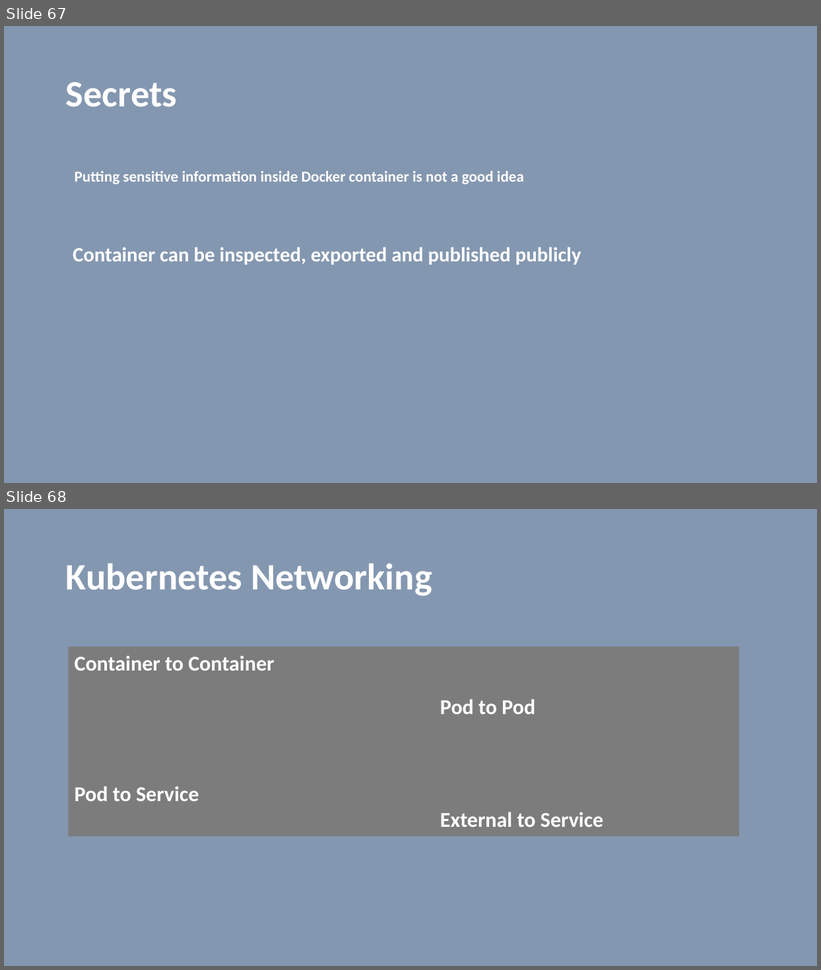
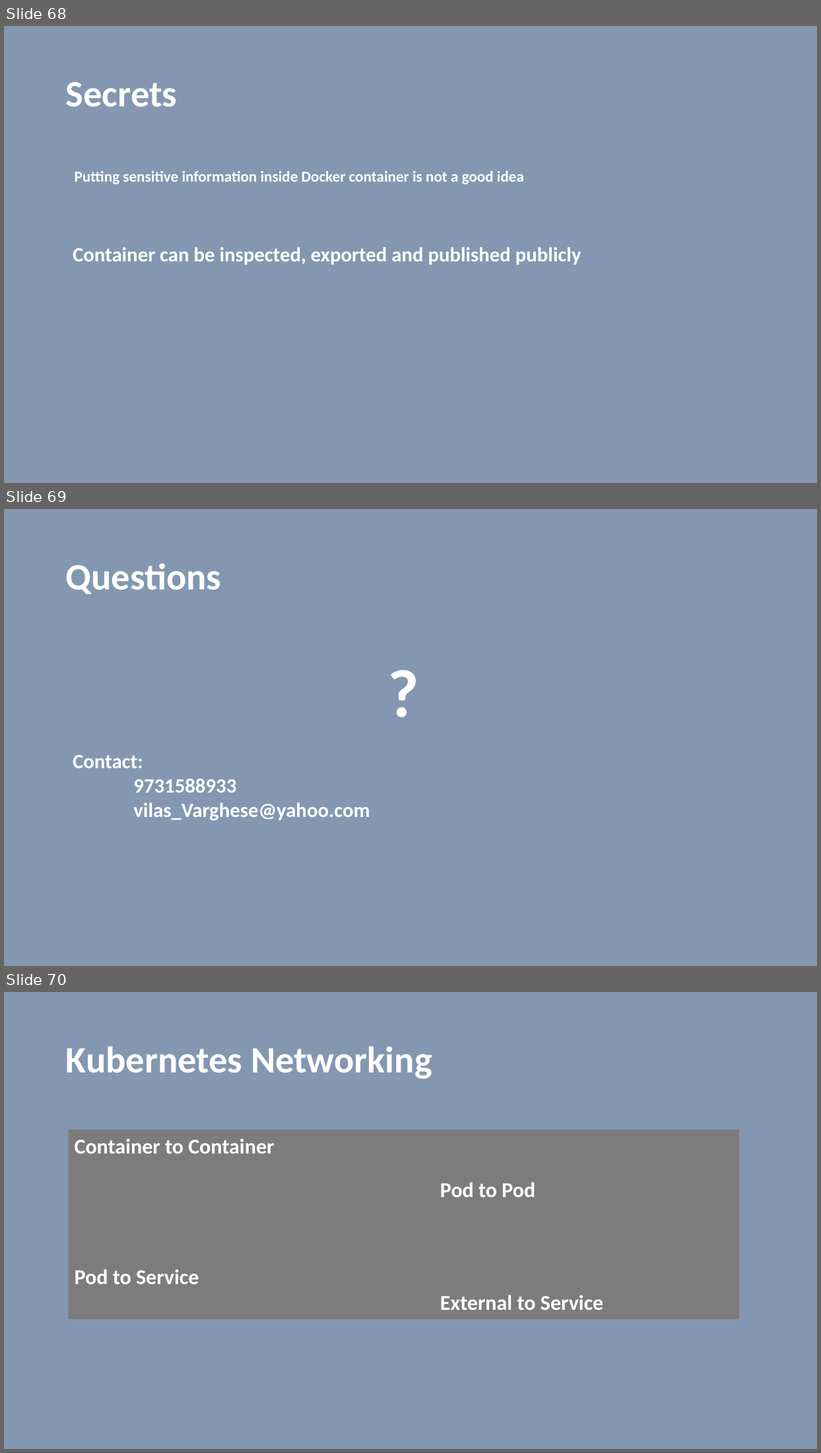
Before and after one commit to vilasvarghese/docker-k8s, a slide deck: notes/day4/4thDay.pptx. Shown one above the other, each under a label of ours: slides 67 and 68 before the commit, slides 68, 69 and 70 after it. The pictures are 821x970 and 821x1453 pixels, drawn with LibreOffice and Linux fonts; fonts in the diff are those of the drawing. Boxes give left, top, right and bottom in pixels: in the first picture for what was removed or moved away, otherwise in the second. Text is boxed around its words. In the diff, an @@ line names an element or a change of style, - is before the commit and + after.

```diff
--- a/notes/day4/4thDay.pptx
+++ b/notes/day4/4thDay.pptx
@@ slide 69 added at (4, 509, 817, 966), background #8497B0 @@
@@ title added at (66, 563, 221, 594), 44 pt, text #FFFFFF, bold @@
+Questions
@@ text added at (69, 647, 740, 735), 80 pt, text #FFFFFF, bold @@
+?
@@ text added at (73, 755, 370, 821), 24 pt, text #FFFFFF, bold @@
+Contact:
+9731588933
+vilas_Varghese@yahoo.com
@@ what was slide 67 is now slide 68 @@
@@ what was slide 68 is now slide 70 @@
```
Also in this commit, not shown: 5 slides changed, 1 other slide added, 14 other files.
